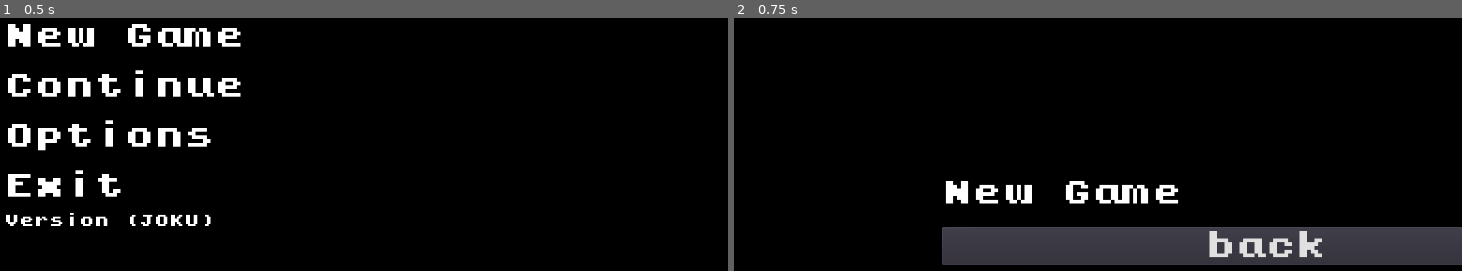
Above: before the commit, frames 1-2 (left to right).
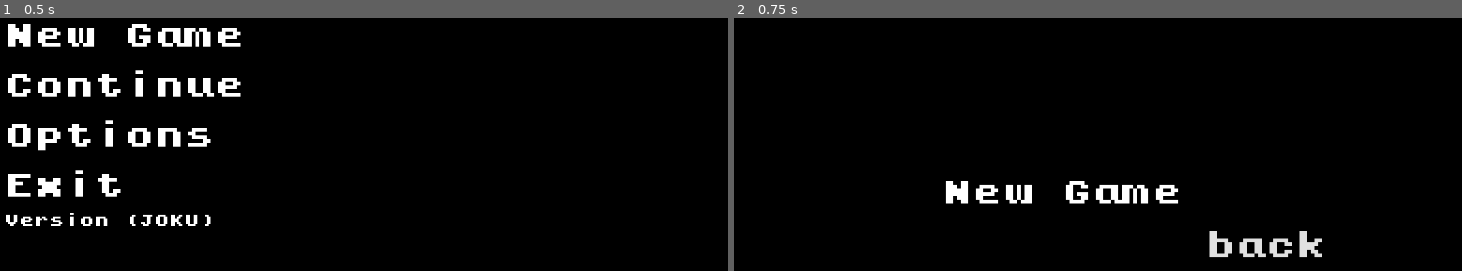
Above: after the commit, the same moments.

Repository: Vilkku11/super-journey
Game: Godot game, scene res://Control.tscn
Same seed, same stepped clock (60 frames per second), same inputs: the game is played once before the commit and once after it.
Inputs:
- Up to frame 1 (0.5 s): no input
- Up to frame 2 (0.75 s): click "New Game" at 0.5 s

Frame 1 is identical in both runs. In frame 2, 10% of the frame differs, in the area x 28-100%, y 82-98%.

Commit message:
Labels for Options Menu

Diff:
--- a/Game/Continue.tscn
+++ b/Game/Continue.tscn
@@ -4,5 +4,13 @@
 
 [node name="Continue" instance=ExtResource( 1 )]
 
+[node name="VBoxContainer" parent="CenterContainer" index="0"]
+margin_left = 184.0
+margin_right = 1096.0
+
 [node name="Label" parent="CenterContainer/VBoxContainer" index="0"]
+margin_right = 912.0
 text = "COntinued          "
+
+[node name="Button" parent="CenterContainer/VBoxContainer/Label" index="0"]
+flat = true
--- a/Game/NewGame.tscn
+++ b/Game/NewGame.tscn
@@ -42,5 +42,6 @@
 size_flags_vertical = 3
 custom_fonts/font = SubResource( 2 )
 text = "back"
+flat = true
 
 [connection signal="pressed" from="CenterContainer/VBoxContainer/Label/Button" to="." method="_on_Button_pressed"]
--- a/Game/Options.tscn
+++ b/Game/Options.tscn
@@ -1,13 +1,117 @@
-[gd_scene load_steps=2 format=2]
+[gd_scene load_steps=5 format=2]
 
 [ext_resource path="res://Game/NewGame.tscn" type="PackedScene" id=1]
+[ext_resource path="res://Font/kongtext/kongtext.ttf" type="DynamicFontData" id=2]
+
+[sub_resource type="DynamicFont" id=1]
+size = 36
+font_data = ExtResource( 2 )
+
+[sub_resource type="DynamicFont" id=2]
+size = 24
+font_data = ExtResource( 2 )
 
 [node name="Options" instance=ExtResource( 1 )]
+margin_left = 1.0
+
+[node name="CenterContainer" parent="." index="0"]
+anchor_left = -0.00547303
+anchor_right = -0.00547303
+anchor_bottom = 0.0
+margin_top = 24.0
+margin_right = 404.0
+margin_bottom = 84.0
 
 [node name="VBoxContainer" parent="CenterContainer" index="0"]
-margin_left = 460.0
-margin_right = 820.0
+margin_left = 22.0
+margin_top = 0.0
+margin_right = 382.0
+margin_bottom = 60.0
+size_flags_horizontal = 0
+size_flags_vertical = 0
 
 [node name="Label" parent="CenterContainer/VBoxContainer" index="0"]
 margin_right = 360.0
 text = "Options"
+
+[node name="Button" parent="CenterContainer/VBoxContainer/Label" index="0"]
+margin_left = 450.0
+margin_top = 607.0
+margin_right = 810.0
+margin_bottom = 667.0
+
+[node name="Video Settings" type="Label" parent="CenterContainer/VBoxContainer/Label" index="1"]
+margin_left = 23.0
+margin_top = 127.0
+margin_right = 359.0
+margin_bottom = 151.0
+size_flags_vertical = 3
+custom_fonts/font = SubResource( 1 )
+text = "Video Settings"
+
+[node name="Audio" type="Label" parent="CenterContainer/VBoxContainer/Label" index="2"]
+margin_left = 845.0
+margin_top = 127.0
+margin_right = 1025.0
+margin_bottom = 151.0
+size_flags_vertical = 3
+custom_fonts/font = SubResource( 1 )
+text = "Audio"
+
+[node name="Fullscreen" type="Label" parent="CenterContainer/VBoxContainer/Label" index="3"]
+margin_left = 50.0
+margin_top = 225.0
+margin_right = 296.0
+margin_bottom = 257.0
+custom_fonts/font = SubResource( 2 )
+text = "Fullscreen"
+
+[node name="Master Volume" type="Label" parent="CenterContainer/VBoxContainer/Label" index="4"]
+margin_left = 750.0
+margin_top = 225.0
+margin_bottom = 257.0
+custom_fonts/font = SubResource( 2 )
+text = "Master Volume"
+
+[node name="Max FPS" type="Label" parent="CenterContainer/VBoxContainer/Label" index="5"]
+margin_left = 50.0
+margin_top = 325.0
+margin_bottom = 298.0
+custom_fonts/font = SubResource( 2 )
+text = "Max FPS"
+
+[node name="VSync" type="Label" parent="CenterContainer/VBoxContainer/Label" index="6"]
+margin_left = 50.0
+margin_top = 375.0
+margin_bottom = 338.0
+custom_fonts/font = SubResource( 2 )
+text = "VSync"
+
+[node name="Music Volume" type="Label" parent="CenterContainer/VBoxContainer/Label" index="7"]
+margin_left = 750.0
+margin_top = 275.0
+margin_bottom = 257.0
+custom_fonts/font = SubResource( 2 )
+text = "Music Volume"
+
+[node name="Dialogue Volume" type="Label" parent="CenterContainer/VBoxContainer/Label" index="8"]
+margin_left = 750.0
+margin_top = 325.0
+margin_bottom = 257.0
+custom_fonts/font = SubResource( 2 )
+text = "Dialogue Volume"
+
+[node name="Other Volume" type="Label" parent="CenterContainer/VBoxContainer/Label" index="9"]
+margin_left = 750.0
+margin_top = 375.0
+margin_bottom = 257.0
+custom_fonts/font = SubResource( 2 )
+text = "Other"
+
+[node name="Resolution" type="Label" parent="CenterContainer/VBoxContainer/Label" index="10"]
+margin_left = 50.0
+margin_top = 275.0
+margin_right = 296.0
+margin_bottom = 257.0
+custom_fonts/font = SubResource( 2 )
+text = "Resolution"
--- a/project.godot
+++ b/project.godot
@@ -18,6 +18,11 @@
 
 window/size/width=1280
 window/size/height=720
+window/stretch/mode="viewport"
+
+[global]
+
+str=false
 
 [physics]
 
